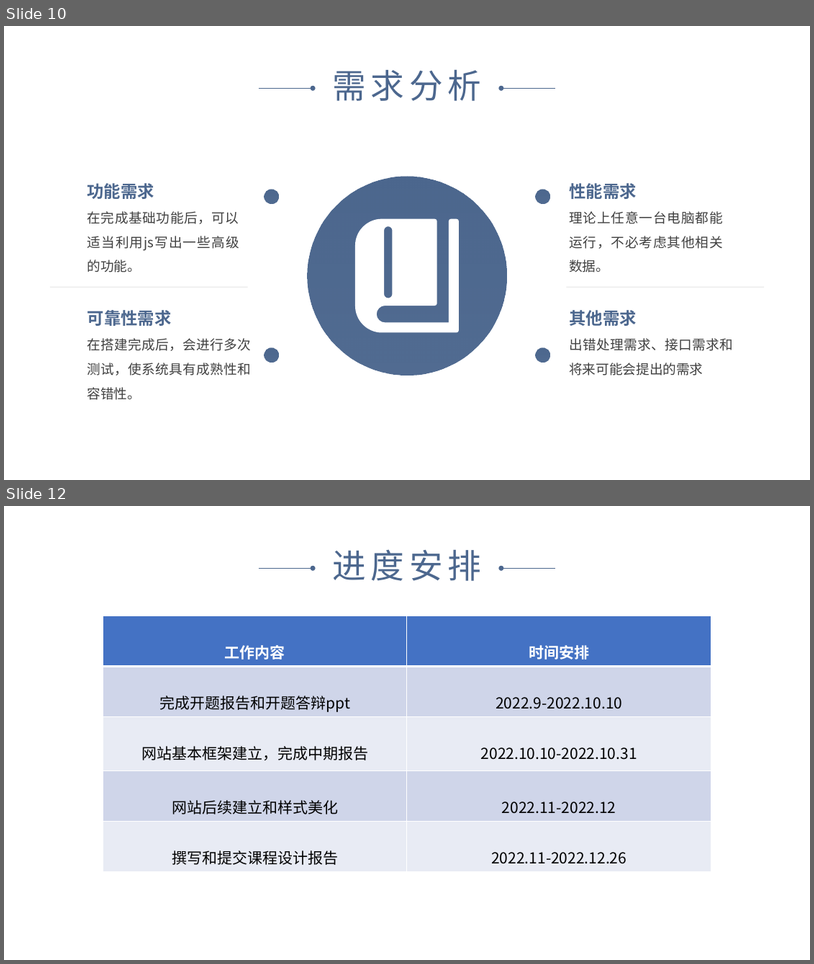
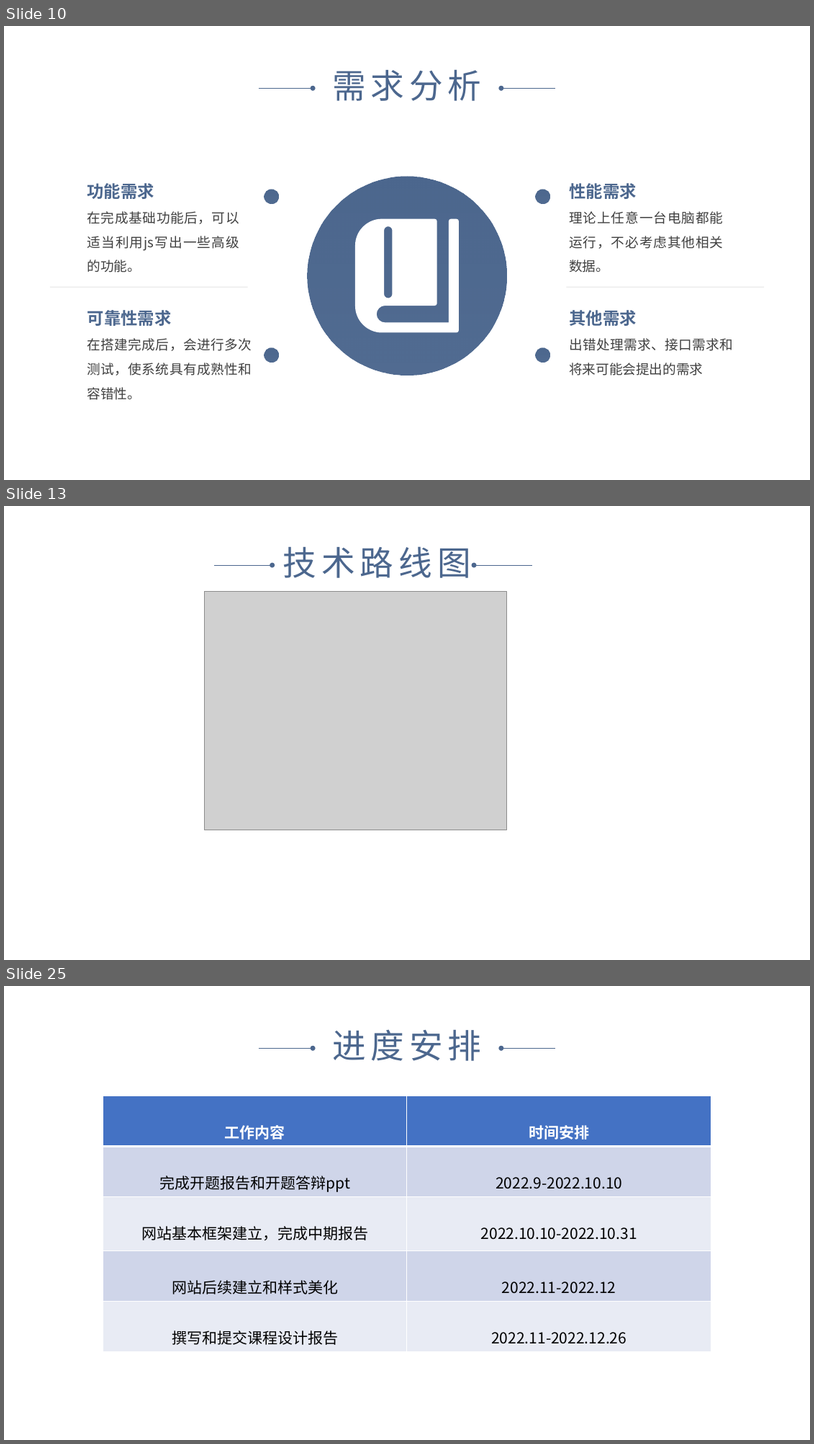
Before and after one commit to myself1528/Course-Design, a slide deck: 1组-高冷man-网络热梗词典.pptx. Shown one above the other, each under a label of ours: slides 10 and 12 before the commit, slides 10, 13 and 25 after it; the slides between them are not shown. The pictures are 814x964 and 814x1444 pixels, drawn with LibreOffice and Linux fonts; fonts in the diff are those of the drawing; grey boxes stand for pictures. Boxes give left, top, right and bottom in pixels: in the first picture for what was removed or moved away, otherwise in the second. Text is boxed around its words. In the diff, an @@ line names an element or a change of style, - is before the commit and + after.

```diff
--- a/1组-高冷man-网络热梗词典.pptx
+++ b/1组-高冷man-网络热梗词典.pptx
@@ slide 13 added at box(4, 506, 810, 960), background #FFFFFF @@
@@ text added at box(283, 546, 471, 578), 40 pt, text #4C678E @@
+技术路线图
@@ arrow added from (214, 565) to (273, 565), #4C678E 0.5 pt @@
@@ arrow added from (532, 565) to (474, 565), #4C678E 0.5 pt @@
@@ picture added at box(204, 591, 507, 830) @@
@@ what was slide 12 is now slide 25 @@
```
Also in this commit, not shown: 5 slides changed, 12 other slides added, 1 other file.
